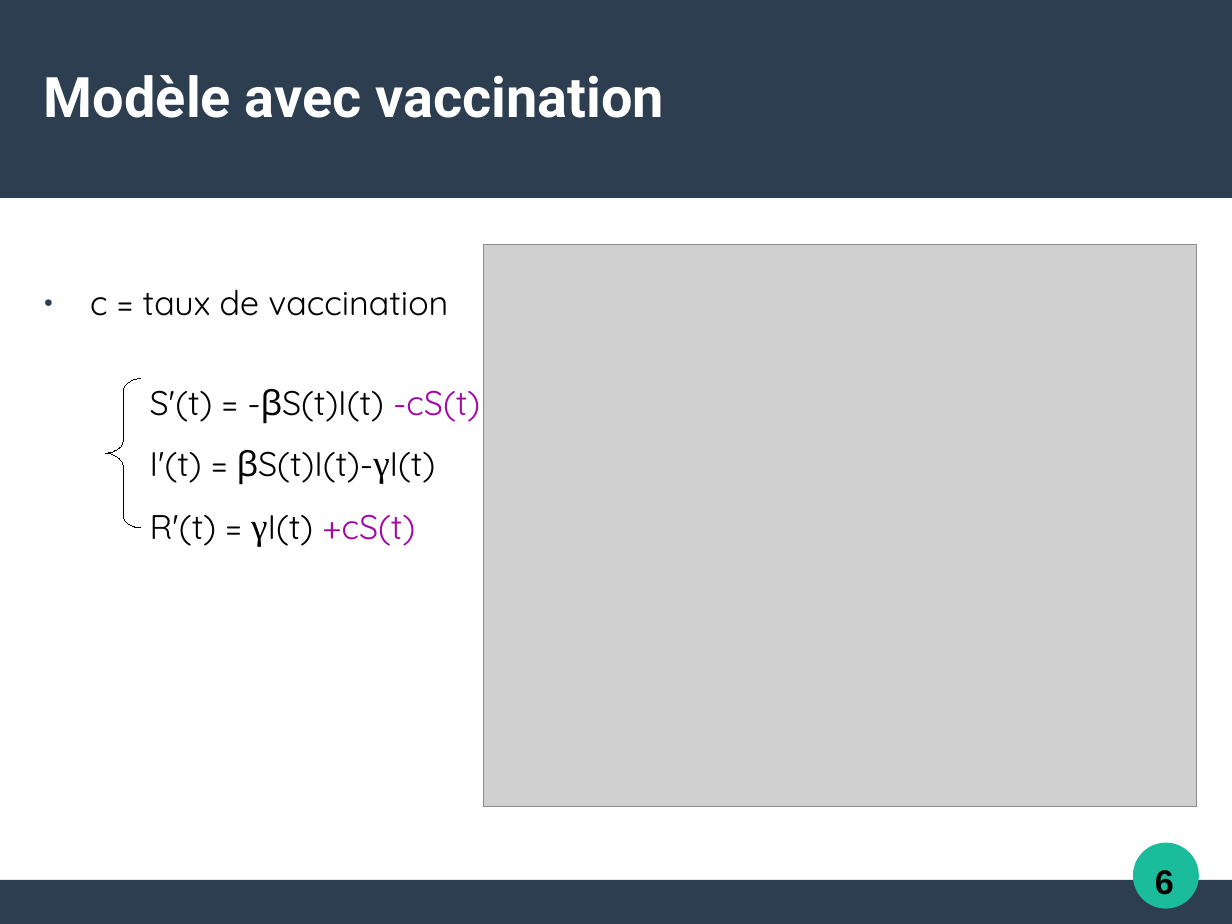
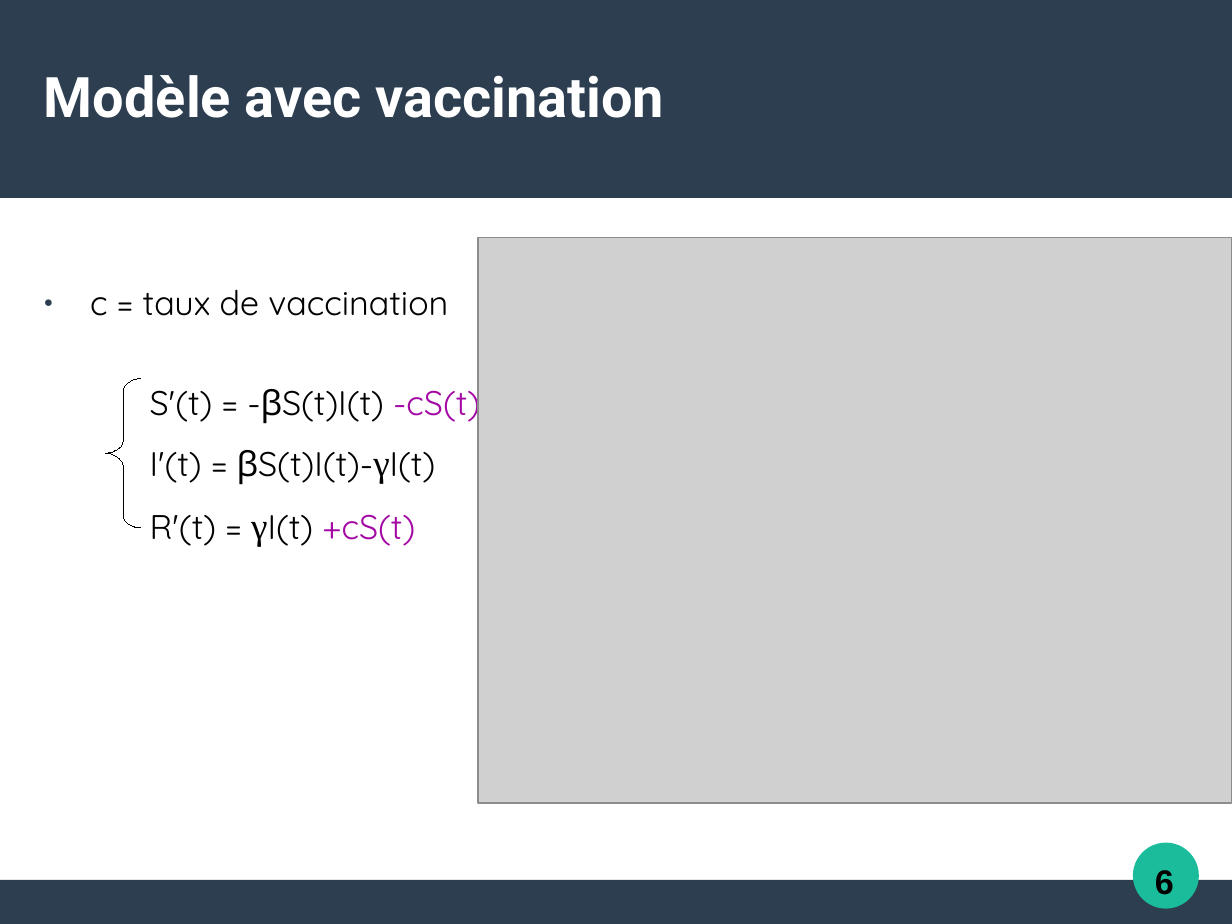
Before and after one commit to Alexia57/TIPE-2021-MP, a slide deck: slide 7 of Tipe_presentation.odp. Drawn at 1232x924 pixels with LibreOffice and Linux fonts; fonts in the diff are those of the drawing; grey boxes stand for pictures. Boxes give left, top, right and bottom in pixels: in the first picture for what was removed or moved away, otherwise in the second. Text is boxed around its words. In the diff, an @@ line names an element or a change of style, - is before the commit and + after.

```diff
--- a/Tipe_presentation.odp
+++ b/Tipe_presentation.odp
@@ picture: place and size @@
-picture at (484, 245, 1197, 807)
+picture at (478, 238, 1232, 804)
@@ rectangle added at (863, 784, 977, 818), fill #FFFFFF, outline #FFFFFF 0 pt @@
```
Also in this commit, not shown: 7 other slides changed, 2 slides added, 6 slides removed, 11 other files.
